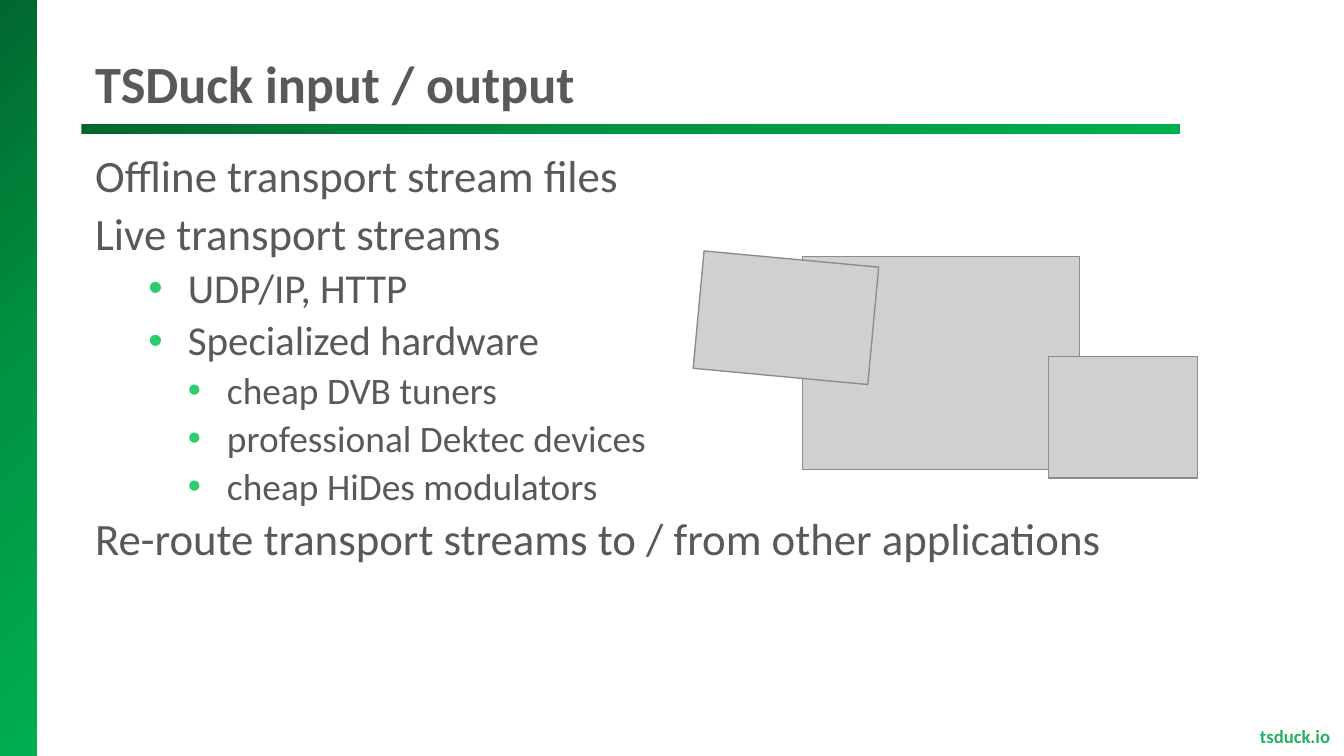
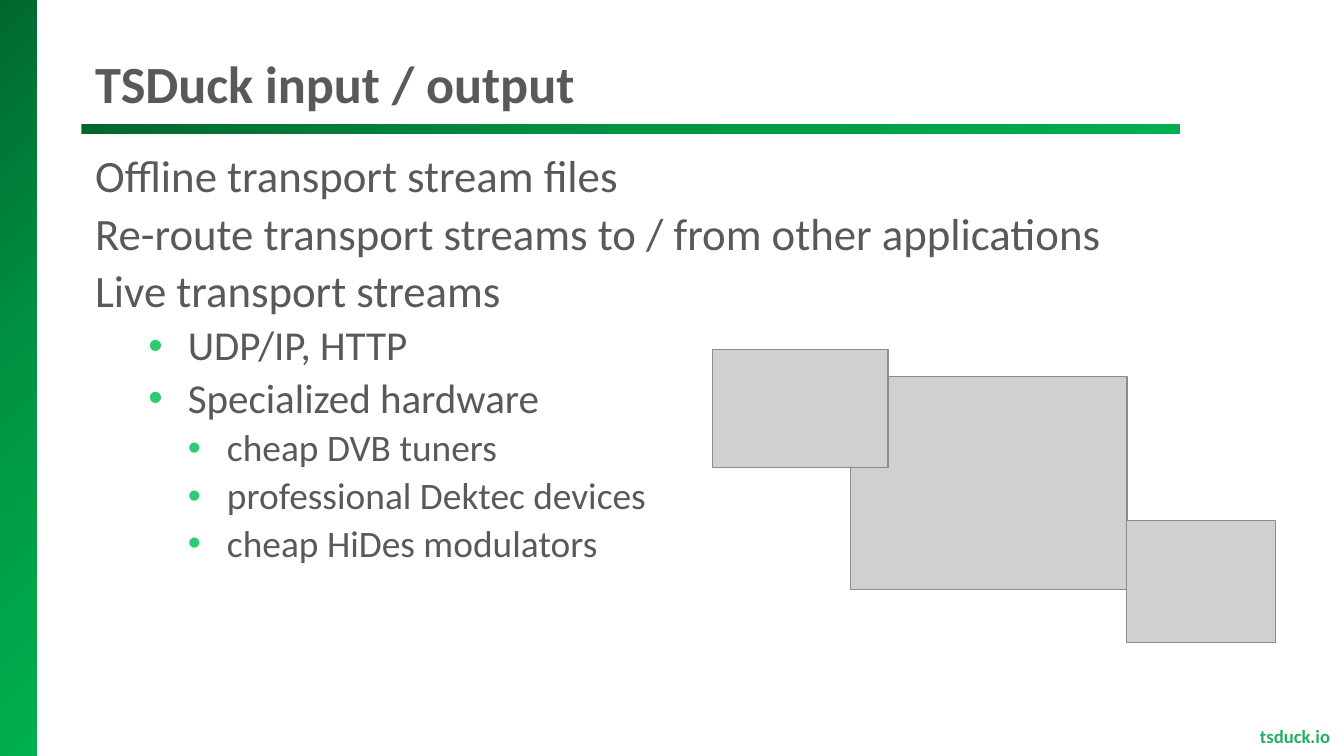
Before and after one commit to tsduck/tsduck, a slide deck: slide 5 of doc/tsduck-ibc2018.pptx. Drawn at 1344x756 pixels with LibreOffice and Linux fonts; fonts in the diff are those of the drawing; grey boxes stand for pictures; background and template pictures are left out. Boxes give left, top, right and bottom in pixels: in the first picture for what was removed or moved away, otherwise in the second. Text is boxed around its words. In the diff, an @@ line names an element or a change of style, - is before the commit and + after.

```diff
--- a/doc/tsduck-ibc2018.pptx
+++ b/doc/tsduck-ibc2018.pptx
@@ text at (x1=95, y1=219, x2=1100, y2=257): paragraph added @@
+Re-route transport streams to / from other applications
@@ picture at (x1=712, y1=349, x2=887, y2=468): rotation 5 to 0 degrees @@
@@ picture moved from (x1=802, y1=257, x2=1079, y2=469) to (x1=851, y1=376, x2=1128, y2=589) @@
@@ text at (x1=95, y1=524, x2=1100, y2=562): paragraph removed @@
-Re-route transport streams to / from other applications
@@ picture moved from (x1=1048, y1=356, x2=1198, y2=478) to (x1=1126, y1=521, x2=1275, y2=644) @@
```
Also in this commit, not shown: 2 other slides changed, 1 slide removed, 2 other files.
